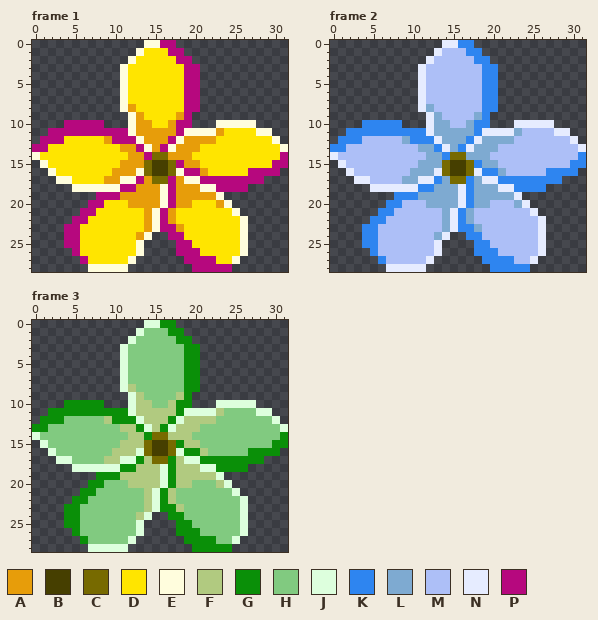
Pixel-art file, stored at The Fallen Guardian/Assets/Art/Environment/Beach/Flower/Beach_Flower_Plumeria.aseprite. Above, as it was before the edit.
32x29 pixels, 6 frames. Shown: frame 1, frame 2, frame 3. The commit also changed other frames, which this record leaves out.
Palette (. is transparent): A #e79d0a  B #463f00  C #776a00  D #ffe500  E #fffddd  F #b1ca80  G #0a8f08  H #81ca80  J #ddffdd  K #2e85f0  L #7eaad1  M #adbff7  N #e6ecff  P #b6087e
After the commit:
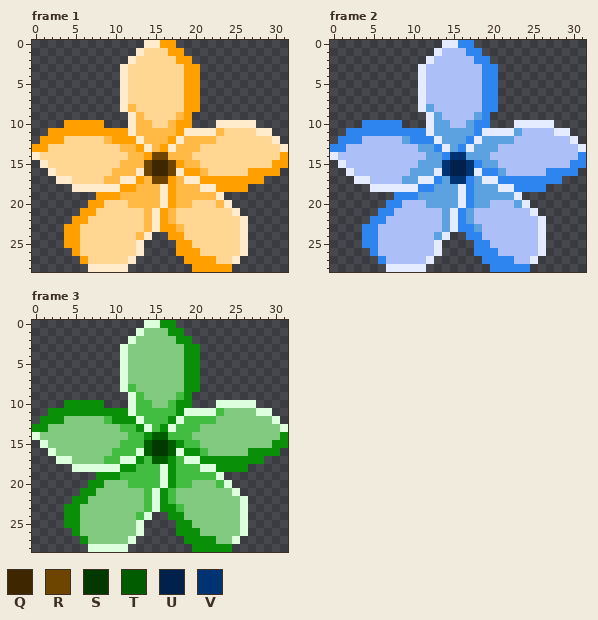
Colours new in this view: Q #3e2700  R #6e4500  S #013900  T #015c00  U #00214b  V #003372
Message: Updated Flowers + Sorting
From old to new:
Colour A changes from #e79d0a to #ffb944.
Colour D changes from #ffe500 to #ffd793.
Colour E changes from #fffddd to #ffeccc.
Colour F changes from #b1ca80 to #43bd41.
Colour L changes from #7eaad1 to #5ca2e0.
Colour P changes from #b6087e to #ffa000.
Frame 1:
The edit turns colour B into colour Q in rows 15 to 16 at x 15 to 16.
The edit turns colour C into colour R in row 14 at x 15 to 16; in rows 15 to 16 at x 14 and 17; in row 17 at x 15 to 16.
Frame 2:
The edit turns colour B into colour U in rows 15 to 16 at x 15 to 16.
The edit turns colour C into colour V in row 14 at x 15 to 16; in rows 15 to 16 at x 14 and 17; in row 17 at x 15 to 16.
Frame 3:
The edit turns colour B into colour S in rows 15 to 16 at x 15 to 16.
The edit turns colour C into colour T in row 14 at x 15 to 16; in rows 15 to 16 at x 14 and 17; in row 17 at x 15 to 16.
